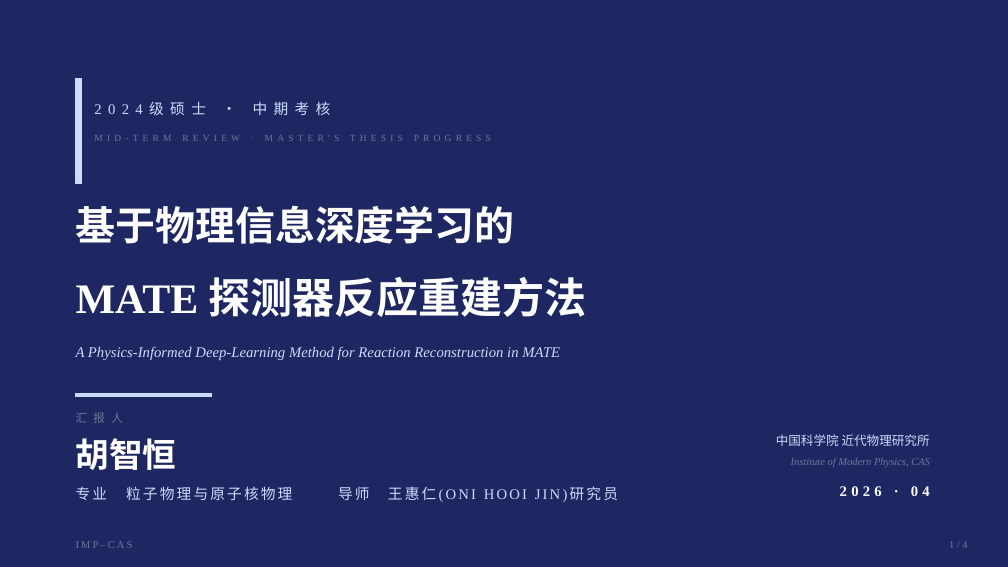
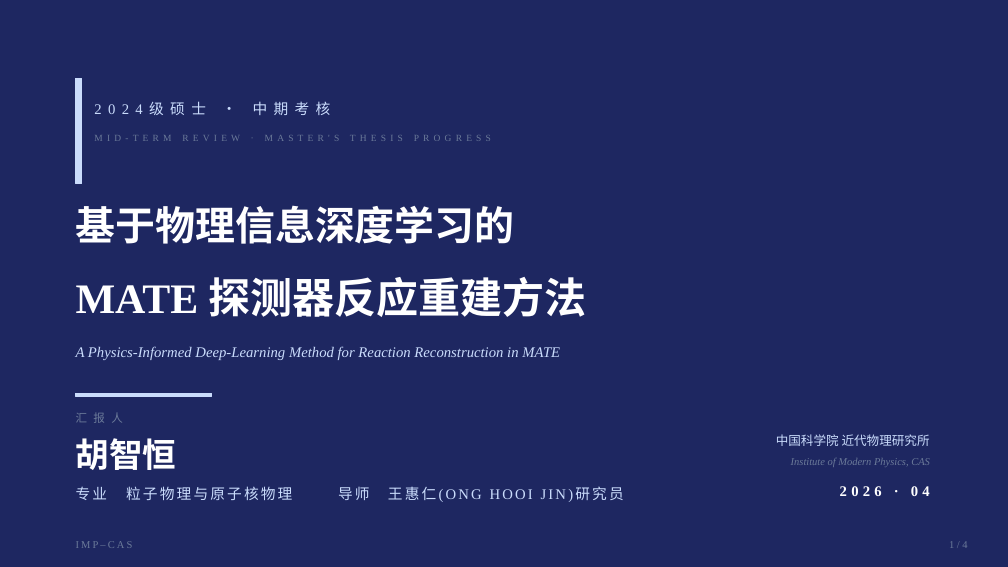
Before and after one commit to Edfghdrtxxx/OrbitOS, a slide deck: slide 1 of 70_Presentations/712_Mid-term_Assessment-0425/硕士中期考核_胡智恒_20260425.pptx. Drawn at 1008x567 pixels with LibreOffice and Linux fonts; fonts in the diff are those of the drawing. Boxes give left, top, right and bottom in pixels: in the first picture for what was removed or moved away, otherwise in the second. Text is boxed around its words. In the diff, an @@ line names an element or a change of style, - is before the commit and + after.

```diff
--- a/70_Presentations/712_Mid-term_Assessment-0425/硕士中期考核_胡智恒_20260425.pptx
+++ b/70_Presentations/712_Mid-term_Assessment-0425/硕士中期考核_胡智恒_20260425.pptx
@@ text at (x1=76, y1=486, x2=623, y2=502): text changed @@
-专业 粒子物理与原子核物理 导师 王惠仁(ONI HOOI JIN)研究员
+专业 粒子物理与原子核物理 导师 王惠仁(ONG HOOI JIN)研究员
```
Also in this commit, not shown: 1 other file.
